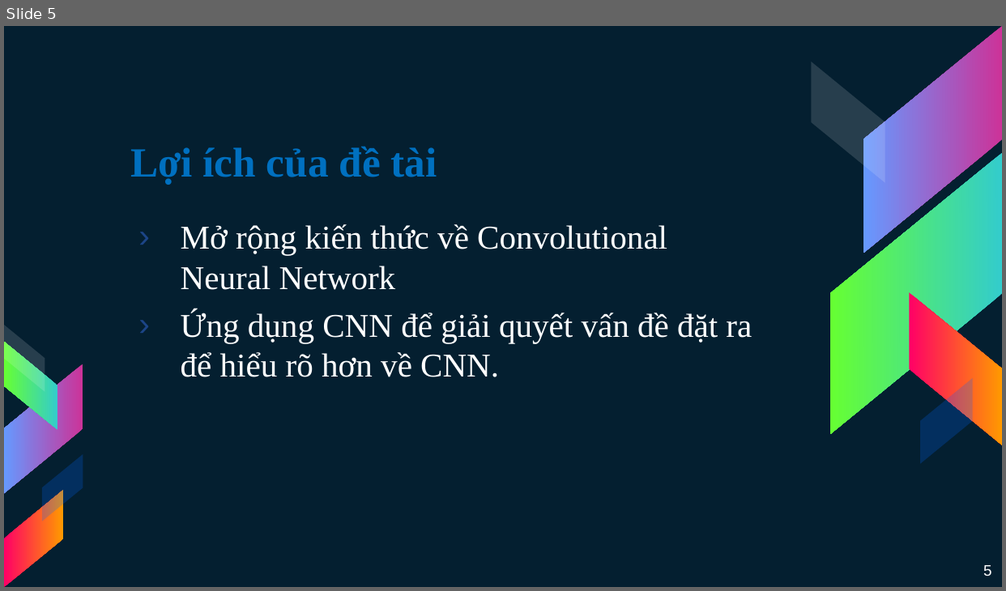
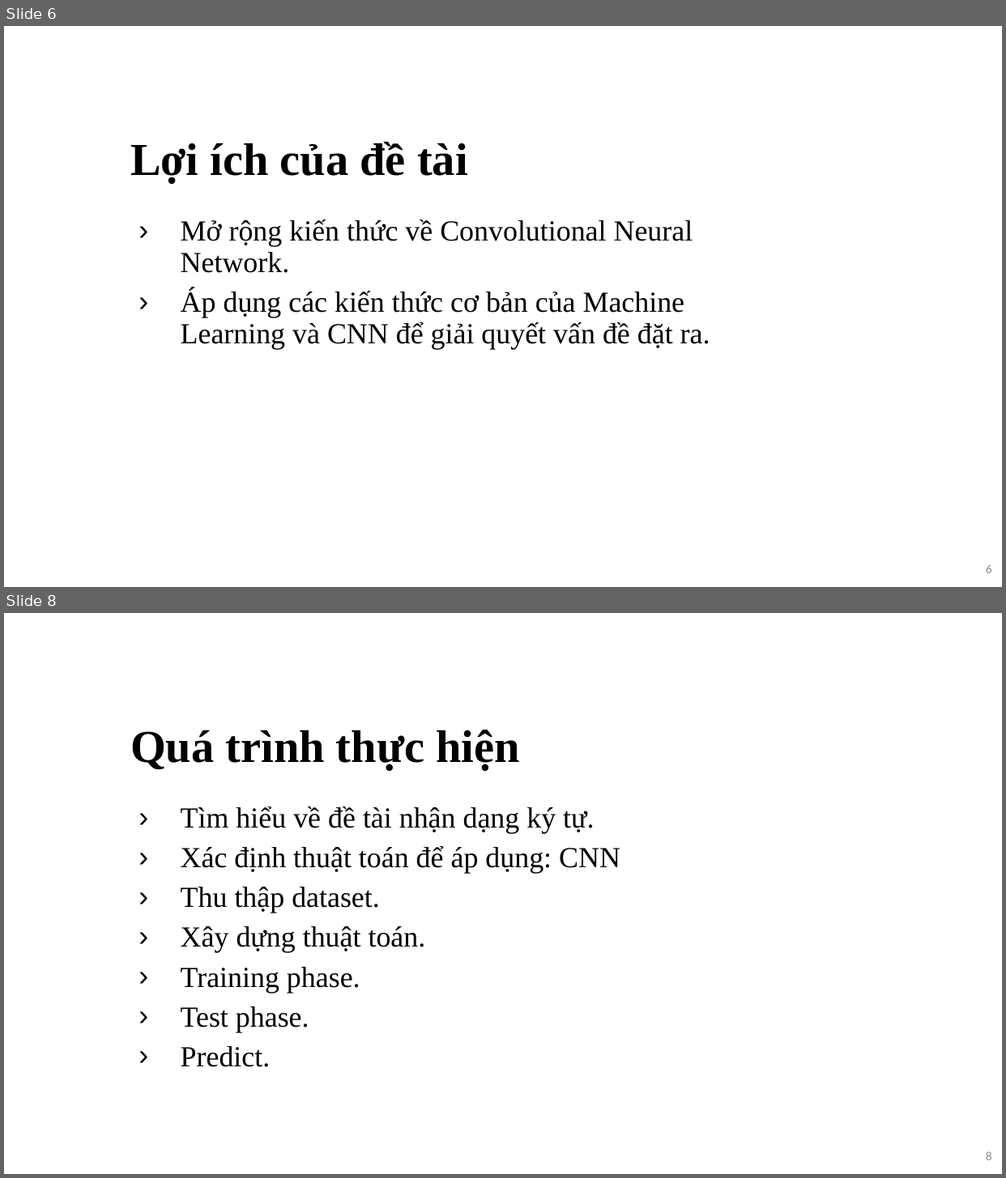
Before and after one commit to 15110383/MachineLearning, a slide deck: MALE.pptx. Shown one above the other, each under a label of ours: slide 5 before the commit, slides 6 and 8 after it; the slides between them are not shown. The pictures are 1006x591 and 1006x1178 pixels, drawn with LibreOffice and Linux fonts; fonts in the diff are those of the drawing. Boxes give left, top, right and bottom in pixels: in the first picture for what was removed or moved away, otherwise in the second. Text is boxed around its words. In the diff, an @@ line names an element or a change of style, - is before the commit and + after.

```diff
--- a/MALE.pptx
+++ b/MALE.pptx
@@ slide 8 added at (4, 613, 1002, 1174), background #FFFFFF @@
@@ title added at (130, 730, 519, 770), 33 pt, text #000000, bold @@
+Quá trình thực hiện
@@ text added at (181, 807, 620, 1067), 21 pt, text #000000 @@
+› Tìm hiểu về đề tài nhận dạng ký tự.
+› Xác định thuật toán để áp dụng: CNN
+› Thu thập dataset.
+› Xây dựng thuật toán.
+› Training phase.
+› Test phase.
+› Predict.
@@ page number added at (986, 1152, 992, 1161), 9 pt, text #8C8C8C @@
+8
@@ what was slide 5 is now slide 6 @@
@@ slide 6 changed as well @@
@@ background #041F30 to #FFFFFF @@
@@ title "Lợi ích của đề tài" at (130, 142, 468, 183): size 30 to 33 pt, text colour #0070C0 to #000000; line spacing 1 to 0.9 @@
@@ text at (181, 220, 710, 349): text changed; size 24 to 21 pt; text colour #FFFFFF to #000000 @@
-› Mở rộng kiến thức về Convolutional Neural Network
-› Ứng dụng CNN để giải quyết vấn đề đặt ra để hiểu rõ hơn về CNN.
+› Mở rộng kiến thức về Convolutional Neural Network.
+› Áp dụng các kiến thức cơ bản của Machine Learning và CNN để giải quyết vấn đề đặt ra.
@@ group removed at (811, 26, 1002, 464): 5 parallelograms @@
@@ group removed at (4, 326, 83, 587): 5 parallelograms @@
@@ page number at (986, 565, 992, 574): text changed; size 11 to 9 pt; font Arial to Calibri; text colour #FFFFFF to #8C8C8C @@
-5
+6
```
Also in this commit, not shown: 11 other slides changed, 7 other slides added, 6 slides removed, 1 other file.
